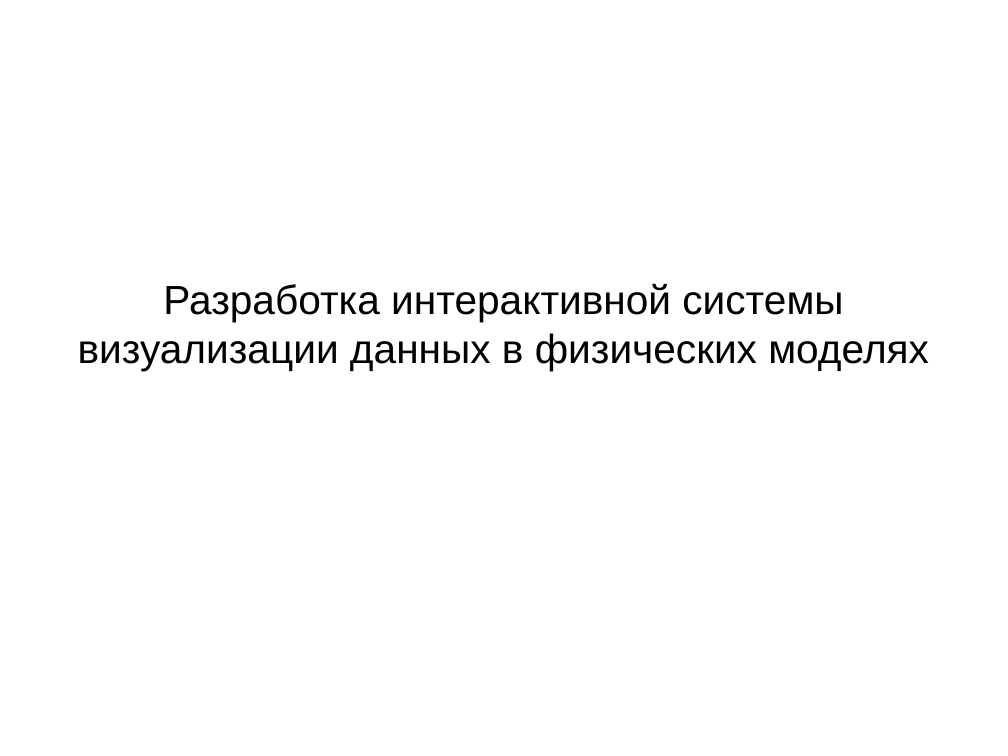
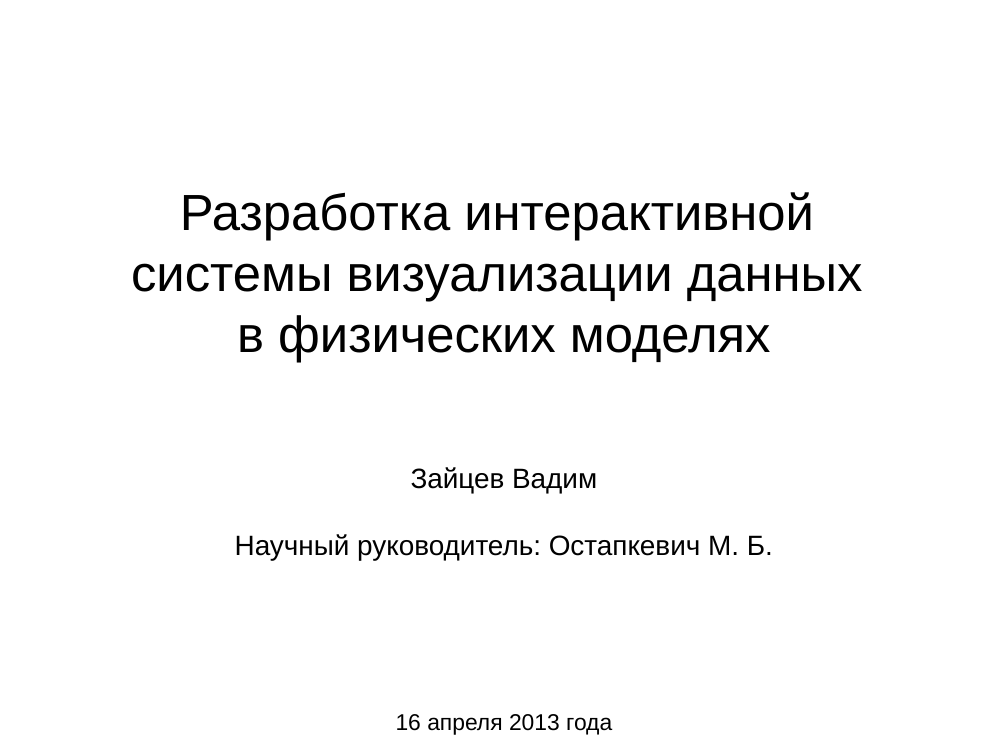
Before and after one commit to zaic/cavis, a slide deck: slide 1 of doc/issc.odp. Drawn at 1008x756 pixels with LibreOffice and Linux fonts; fonts in the diff are those of the drawing; background and template pictures are left out. Boxes give left, top, right and bottom in pixels: in the first picture for what was removed or moved away, otherwise in the second. Text is boxed around its words. In the diff, an @@ line names an element or a change of style, - is before the commit and + after.

```diff
--- a/doc/issc.odp
+++ b/doc/issc.odp
@@ subtitle at bbox=[131, 192, 863, 735]: text changed; size 32 to 40 pt @@
-Разработка интерактивной системы визуализации данных в физических моделях
+Разработка интерактивной
+системы визуализации данных
+в физических моделях
+Зайцев Вадим
+Научный руководитель: Остапкевич М. Б.
+16 апреля 2013 года
```
Also in this commit, not shown: 14 other slides changed, 4 other files.
